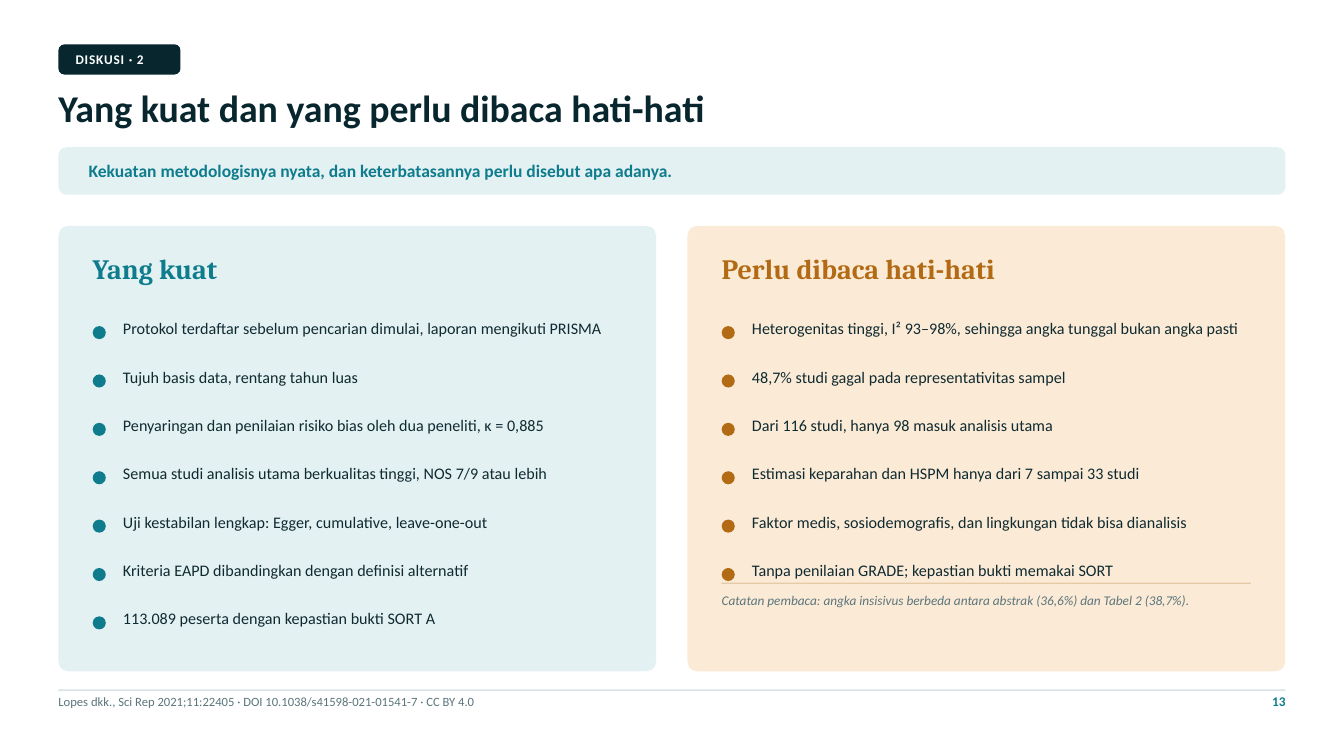
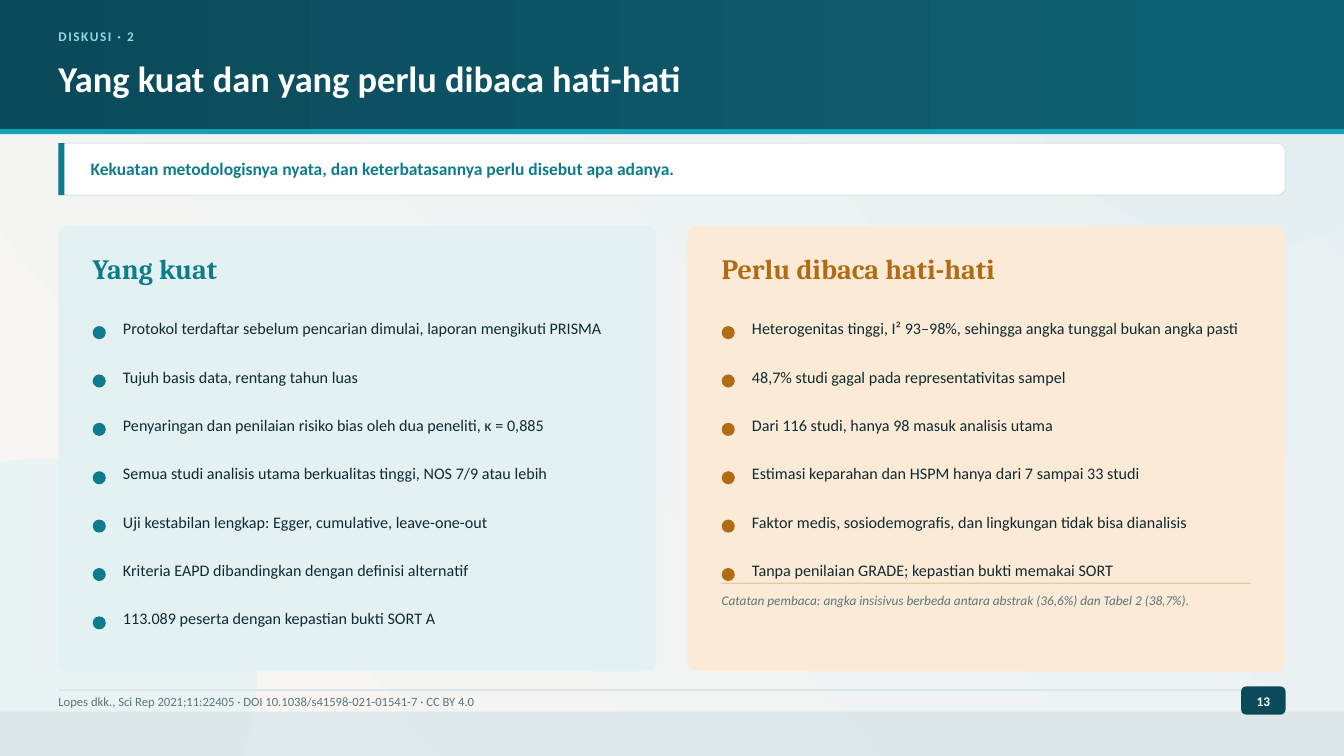
Before and after one commit to maskchanel14-source/agents, a slide deck: slide 13 of research/pediatric-dentistry-2021-2026/deck-mih-lopes-2021/Presentasi-Jurnal-MIH-Lopes-2021.pptx. Drawn at 1344x756 pixels with LibreOffice and Linux fonts; fonts in the diff are those of the drawing. Boxes give left, top, right and bottom in pixels: in the first picture for what was removed or moved away, otherwise in the second. Text is boxed around its words. In the diff, an @@ line names an element or a change of style, - is before the commit and + after.

```diff
--- a/research/pediatric-dentistry-2021-2026/deck-mih-lopes-2021/Presentasi-Jurnal-MIH-Lopes-2021.pptx
+++ b/research/pediatric-dentistry-2021-2026/deck-mih-lopes-2021/Presentasi-Jurnal-MIH-Lopes-2021.pptx
@@ rectangle added at (0, 0, 1344, 756), fill gradient #F9F7F3 to #E6EFF2 @@
@@ rectangle added at (0, 0, 1344, 129), fill gradient #0B4A5A to #0F6274 @@
@@ text "DISKUSI · 2": place and size @@
-text "DISKUSI · 2" at (76, 55, 144, 64)
+text "DISKUSI · 2" at (127, 32, 134, 41)
@@ text "DISKUSI · 2" at (127, 32, 134, 41): text colour #FFFFFF to #8FD8E4, letter spacing 0.6 to 1.1 pt @@
@@ ellipse added at (1003, 0, 1344, 247), fill #E4EFF1 @@
@@ text "Yang kuat dan yang perlu ...": place and size @@
-text "Yang kuat dan yang perlu ..." at (58, 95, 704, 129)
+text "Yang kuat dan yang perlu ..." at (58, 66, 680, 98)
@@ text "Yang kuat dan yang perlu ..." at (58, 66, 680, 98): size 27 to 26 pt, text colour #08262E to #FFFFFF @@
@@ rounded rectangle removed at (58, 44, 180, 75) @@
@@ rectangle added at (0, 129, 1344, 134), fill #14A0B4 @@
@@ rounded rectangle: place and size @@
-rounded rectangle at (58, 147, 1286, 195)
+rounded rectangle at (58, 143, 1286, 196)
@@ rounded rectangle at (58, 143, 1286, 196): fill #E3F1F3 to #FFFFFF; outline none to #D7E3E6 0.75 pt; proportions changed @@
@@ rectangle added at (58, 143, 65, 196), fill #0E7C8C @@
@@ ellipse added at (0, 459, 257, 756), fill #EAF3F4 @@
@@ rounded rectangle added at (1241, 687, 1286, 715), fill #0B4A5A @@
@@ rectangle added at (0, 712, 1344, 756), fill #DCE7EA at 85% opacity @@
@@ text "13": place and size @@
-text "13" at (1272, 697, 1285, 706)
+text "13" at (1257, 697, 1270, 706)
@@ text "13" at (1257, 697, 1270, 706): text colour #0E7C8C to #FFFFFF; alignment right to centre @@
```
Also in this commit, not shown: 14 other slides changed, 27 other files.
